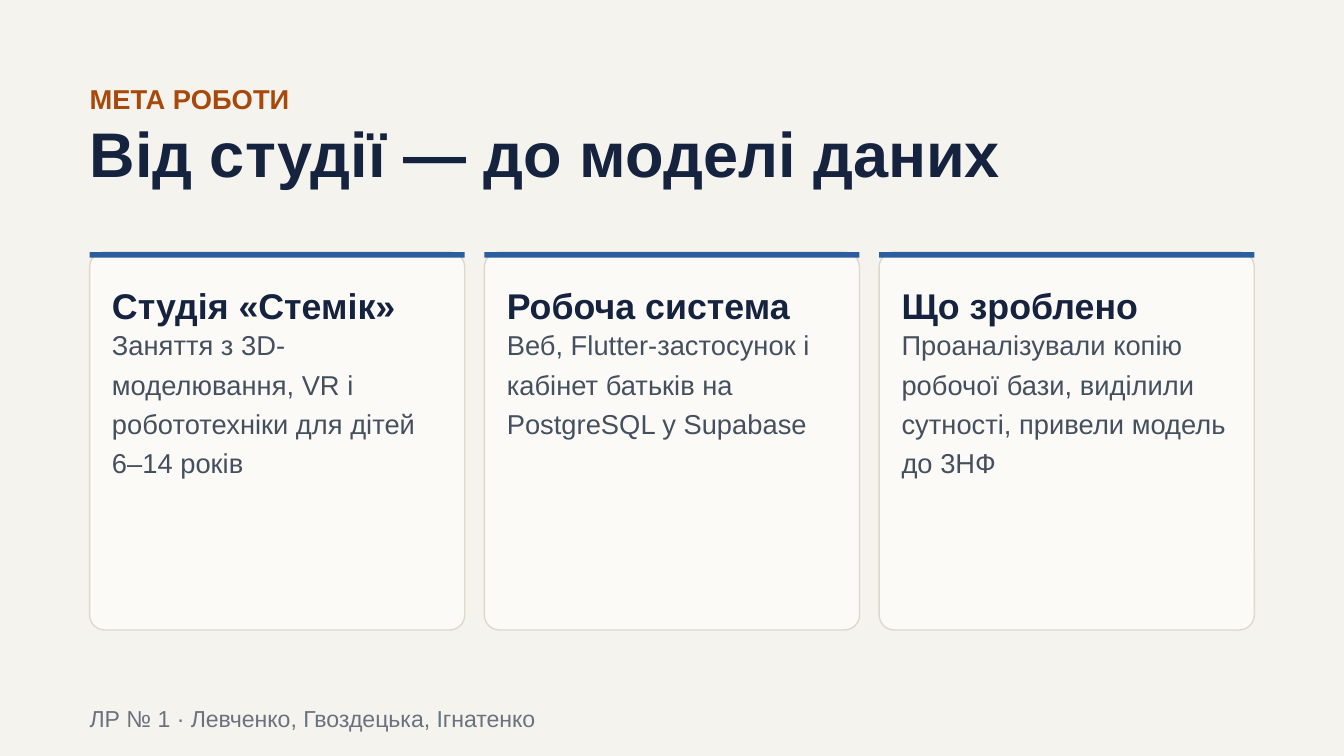
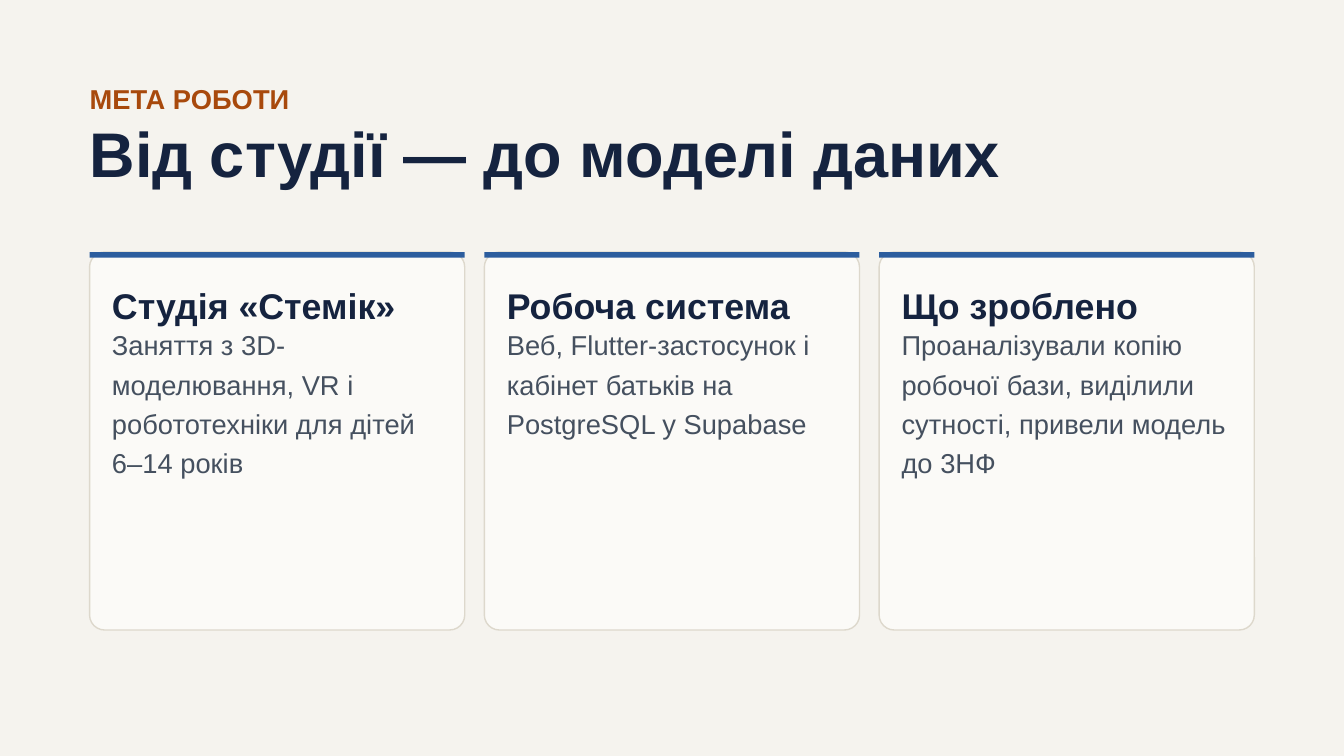
Before and after one commit to ut2ucn-dev/ut2ucn-dev.github.io, a slide deck: slide 2 of docs/db-labs/Презентація_ЛР1.pptx. Drawn at 1344x756 pixels with LibreOffice and Linux fonts; fonts in the diff are those of the drawing. Boxes give left, top, right and bottom in pixels: in the first picture for what was removed or moved away, otherwise in the second. Text is boxed around its words. In the diff, an @@ line names an element or a change of style, - is before the commit and + after.

```diff
--- a/docs/db-labs/Презентація_ЛР1.pptx
+++ b/docs/db-labs/Презентація_ЛР1.pptx
@@ text removed at [90,711,536,732] @@
-ЛР № 1 · Левченко, Гвоздецька, Ігнатенко
```
Also in this commit, not shown: 7 other slides changed, 2 slides added, 2 slides removed, 5 other files.
